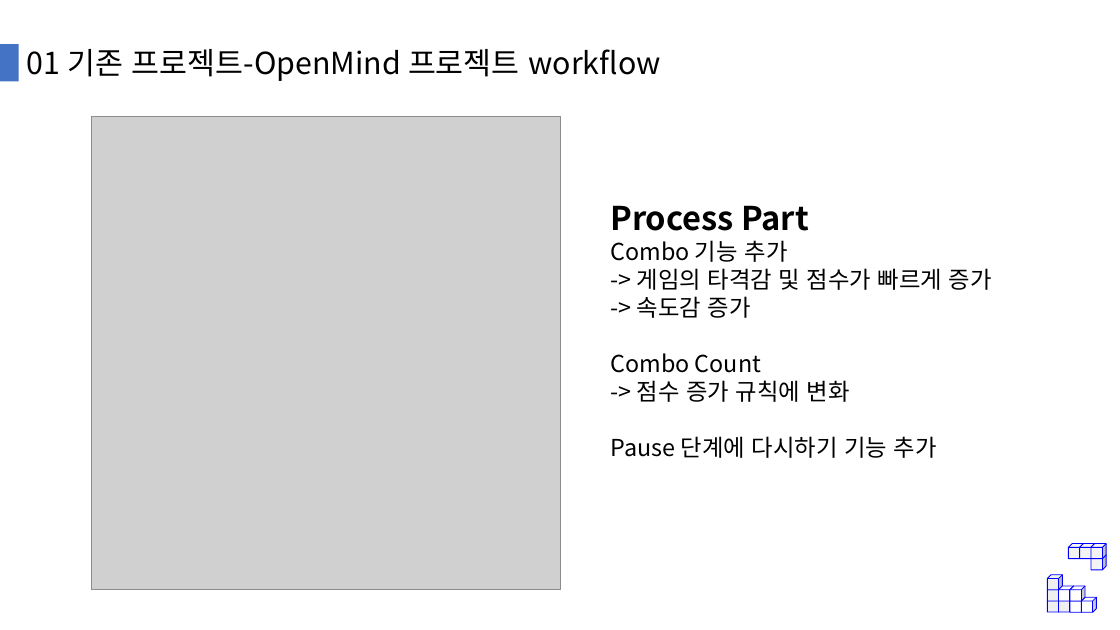
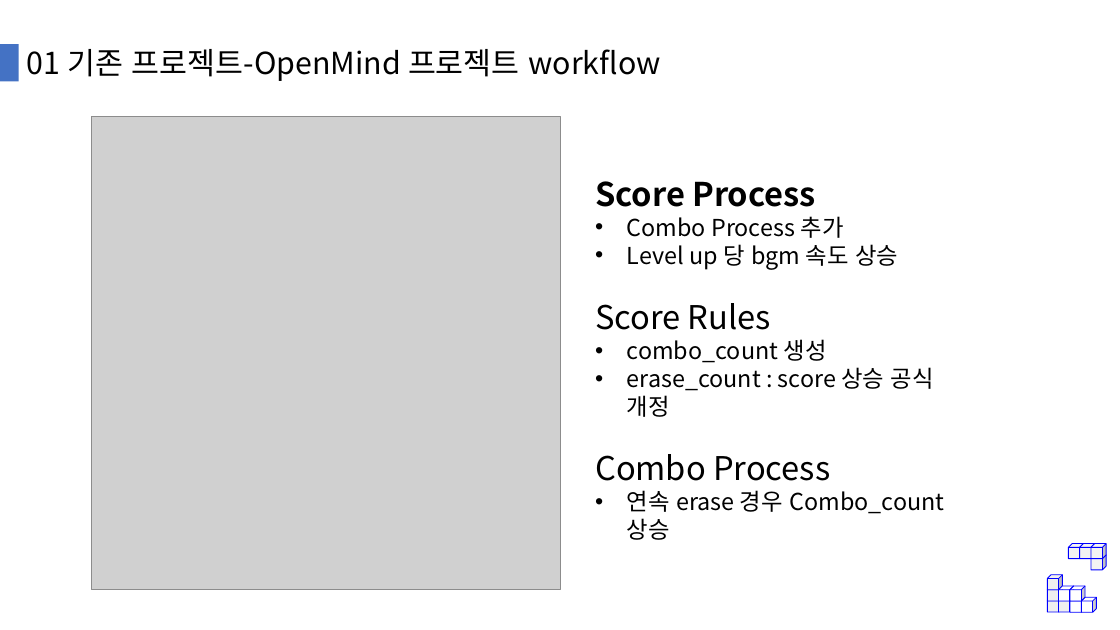
Before and after one commit to bin9841/2021-1-OSSPC-BINSU-7, a slide deck: slide 7 of Doc/제안서/제안서 발표자료_최종.pptx. Drawn at 1120x630 pixels with LibreOffice and Linux fonts; fonts in the diff are those of the drawing; grey boxes stand for pictures. Boxes give left, top, right and bottom in pixels: in the first picture for what was removed or moved away, otherwise in the second. Text is boxed around its words. In the diff, an @@ line names an element or a change of style, - is before the commit and + after.

```diff
--- a/Doc/제안서/제안서 발표자료_최종.pptx
+++ b/Doc/제안서/제안서 발표자료_최종.pptx
@@ text at box(595, 181, 945, 540): text changed @@
-Process Part
-Combo 기능 추가
--> 게임의 타격감 및 점수가 빠르게 증가
--> 속도감 증가
-Combo Count
--> 점수 증가 규칙에 변화
-Pause 단계에 다시하기 기능 추가
+Score Process
+• Combo Process 추가
+• Level up 당 bgm 속도 상승
+Score Rules
+• combo_count 생성
+• erase_count : score 상승 공식 개정
+Combo Process
+• 연속 erase 경우 Combo_count 상승
```
Also in this commit, not shown: 1 other slide changed.
